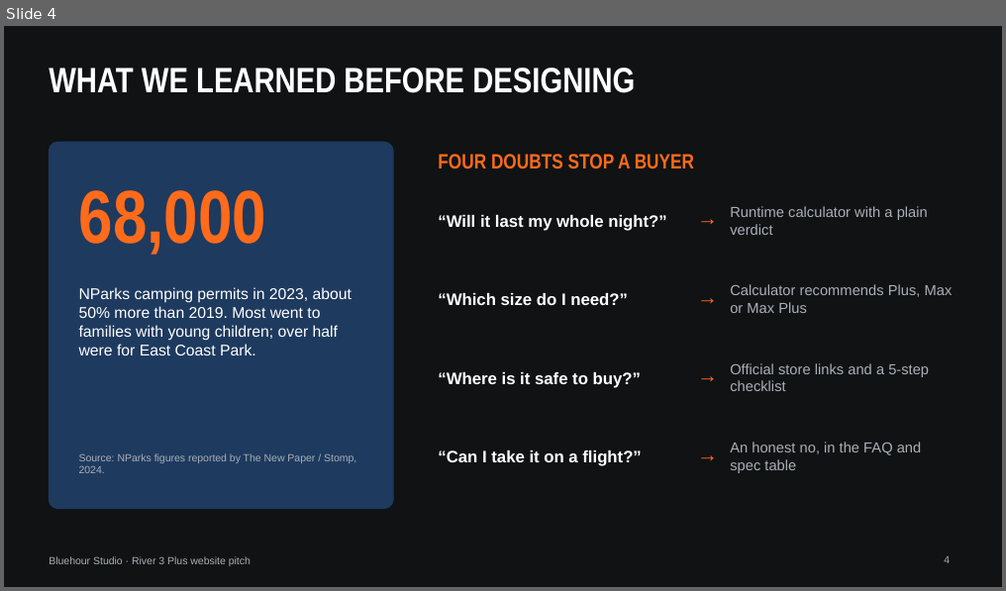
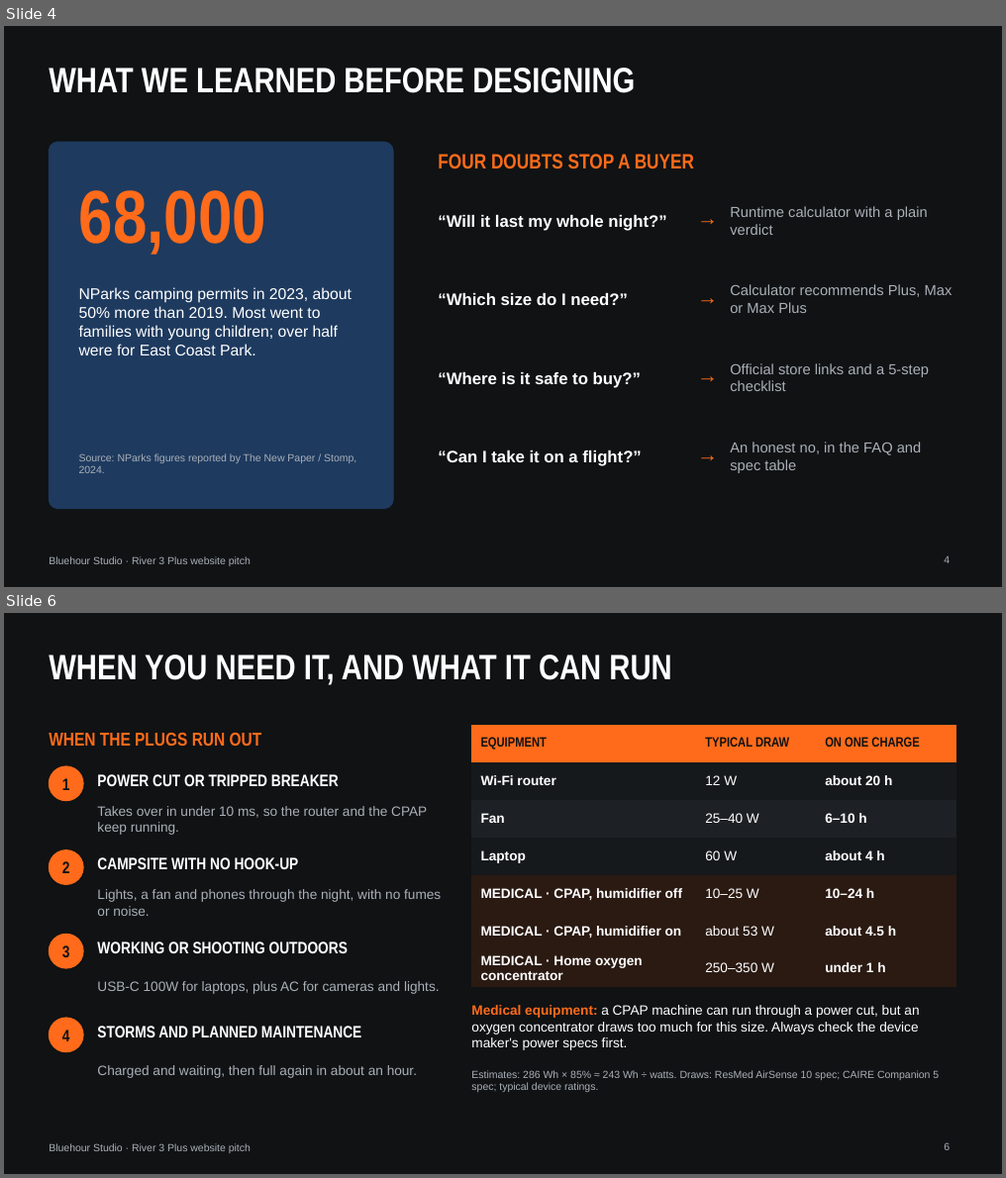
Before and after one commit to thecpinsiders/CS2024-Project-Website, a slide deck: Bluehour-Pitch-Deck.pptx. Shown one above the other, each under a label of ours: slide 4 before the commit, slides 4 and 6 after it; the slides between them are not shown. The pictures are 1006x591 and 1006x1178 pixels, drawn with LibreOffice and Linux fonts; fonts in the diff are those of the drawing. Boxes give left, top, right and bottom in pixels: in the first picture for what was removed or moved away, otherwise in the second. Text is boxed around its words. In the diff, an @@ line names an element or a change of style, - is before the commit and + after.

```diff
--- a/Bluehour-Pitch-Deck.pptx
+++ b/Bluehour-Pitch-Deck.pptx
@@ slide 6 added at bbox=[4, 613, 1002, 1174], background #101214; not listed: 1 template element that a slide beside it also shows @@
@@ title added at bbox=[49, 655, 671, 685], 34 pt, text #FFFFFF, bold @@
+WHEN YOU NEED IT, AND WHAT IT CAN RUN
@@ table added at bbox=[472, 725, 957, 984], 7 rows, 3 columns @@
+EQUIPMENT | TYPICAL DRAW | ON ONE CHARGE
+Wi-Fi router | 12 W | about 20 h
+Fan | 25–40 W | 6–10 h
+Laptop | 60 W | about 4 h
+MEDICAL · CPAP, humidifier off | 10–25 W | 10–24 h
+MEDICAL · CPAP, humidifier on | about 53 W | about 4.5 h
+MEDICAL · Home oxygen concentrator | 250–350 W | under 1 h
@@ text added at bbox=[49, 732, 262, 746], 18 pt, text #FF6B1A, bold @@
+WHEN THE PLUGS RUN OUT
@@ ellipse added at bbox=[49, 766, 83, 801], fill #FF6B1A, outline #FF6B1A 1 pt @@
@@ text added at bbox=[62, 778, 70, 790], 16 pt, text #101214, bold @@
+1
@@ text added at bbox=[97, 774, 339, 786], 16 pt, text #FFFFFF, bold @@
+POWER CUT OR TRIPPED BREAKER
@@ text added at bbox=[97, 806, 427, 835], 13 pt, text #A9B0B8 @@
+Takes over in under 10 ms, so the router and the CPAP keep running.
@@ ellipse added at bbox=[49, 851, 83, 884], fill #FF6B1A, outline #FF6B1A 1 pt @@
@@ text added at bbox=[62, 861, 70, 873], 16 pt, text #101214, bold @@
+2
@@ text added at bbox=[97, 858, 299, 869], 16 pt, text #FFFFFF, bold @@
+CAMPSITE WITH NO HOOK-UP
@@ text added at bbox=[97, 889, 441, 916], 13 pt, text #A9B0B8 @@
+Lights, a fan and phones through the night, with no fumes or noise.
@@ ellipse added at bbox=[49, 934, 83, 968], fill #FF6B1A, outline #FF6B1A 1 pt @@
@@ text added at bbox=[62, 946, 70, 958], 16 pt, text #101214, bold @@
+3
@@ text added at bbox=[97, 942, 348, 954], 16 pt, text #FFFFFF, bold @@
+WORKING OR SHOOTING OUTDOORS
@@ text added at bbox=[97, 981, 440, 994], 13 pt, text #A9B0B8 @@
+USB-C 100W for laptops, plus AC for cameras and lights.
@@ ellipse added at bbox=[49, 1018, 83, 1053], fill #FF6B1A, outline #FF6B1A 1 pt @@
@@ text added at bbox=[97, 1026, 361, 1038], 16 pt, text #FFFFFF, bold @@
+STORMS AND PLANNED MAINTENANCE
@@ text added at bbox=[471, 1005, 919, 1051], 13 pt, text #FFFFFF @@
+Medical equipment: a CPAP machine can run through a power cut, but an oxygen concentrator draws too much for this size. Always check the device maker's power specs first.
@@ text added at bbox=[62, 1030, 70, 1042], 16 pt, text #101214, bold @@
+4
@@ text added at bbox=[97, 1065, 417, 1078], 13 pt, text #A9B0B8 @@
+Charged and waiting, then full again in about an hour.
@@ text added at bbox=[471, 1070, 939, 1092], 10 pt, text #A9B0B8 @@
+Estimates: 286 Wh × 85% ≈ 243 Wh ÷ watts. Draws: ResMed AirSense 10 spec; CAIRE Companion 5 spec; typical device ratings.
@@ page number added at bbox=[944, 1144, 949, 1151], 10 pt, text #A9B0B8 @@
+6
```
Also in this commit, not shown: 3 slides changed, 4 other files.
